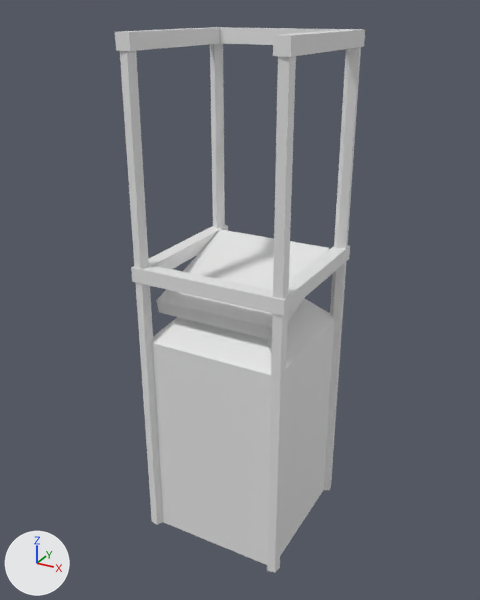
The FBX model Assets/resources/meshes/piston_lift.fbx: old version first, new version second.
Both versions are drawn from a 50 mm lens placed at (4.07, -7.55, 7.35), pointed at (-0.08, -0.01, 3.58). The lights are fixed; the arrows at lower left show +X, +Y and +Z. Where no turn or scale is listed for an object, it has been applied to the vertices.
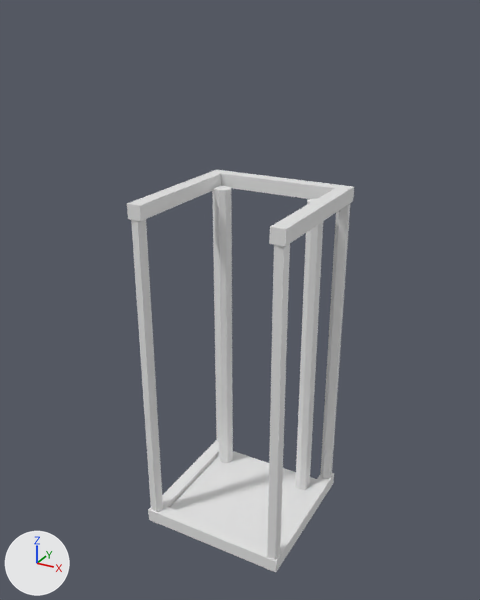
Location of each change, (x1, y1, x2, y2) in pixels of the pictures (480 x 600 px):
'Cube.001', deleted
    before: (152, 298, 334, 565)
'Cylinder', mesh rescaled (9% narrower, 28% shorter)
    before: (120, 44, 361, 573)
    after: (131, 190, 350, 572)
'Cube', reshaped, moved
    before: (156, 230, 329, 340)
    after: (170, 451, 317, 546)
'Cube.003', moved
    before: (131, 225, 350, 316)
    after: (148, 440, 334, 572)
'Cube.002', moved
    before: (115, 27, 365, 57)
    after: (127, 170, 354, 246)
'Cylinder.002', added
    after: (215, 186, 323, 490)

What the commit changed:
me_cube is used by ob_cube; location (0.0, 0.0, 4.0).
me_cube had 16 vertices, 14 faces and spanned x -0.88..0.88, y -0.89..0.89, z -3.9..0.26.
me_cube now has 9 vertices, 9 faces and spans x -0.88..0.88, y -0.9..0.91, z -0.2..0.0.
me_cube part 1: the whole mesh is rebuilt.
me_cylinder has 40 vertices, 28 faces and spans x -1.09..1.09, y -1.09..1.09, z 0.0..7.0.
me_cylinder is used by ob_cylinder; location (0.0, 0.0, 0.0).
me_cylinder part 2: the whole mesh is scaled about the mesh origin by (1, 1, 0.714).
Mesh me_cylinder_002 is new.
It is an 8-sided cylinder along z spanning x -0.13..0.12, y -0.12..0.12, z -1.7..3.31; an 8-sided cylinder along z spanning x 1.32..1.57, y -0.12..0.13, z -1.7..3.31.
Object 'Cube.001' (ob_cube_001) is deleted.
Object 'Cube' (ob_cube) moves from (0.0, 0.0, 4.0) to (0.0, 0.0, 0.18).
Object 'Cube.003' (ob_cube_003) moves from (0.0, 0.0, 4.14) to (0.0, 0.0, 0.14).
Object 'Cube.002' (ob_cube_002) moves from (0.0, 0.0, 7.0) to (0.0, 0.0, 5.0).
Object 'Cylinder.002' (ob_cylinder_002) is new; it shows me_cylinder_002.
Its location is (-0.73, 0.66, 1.64).
